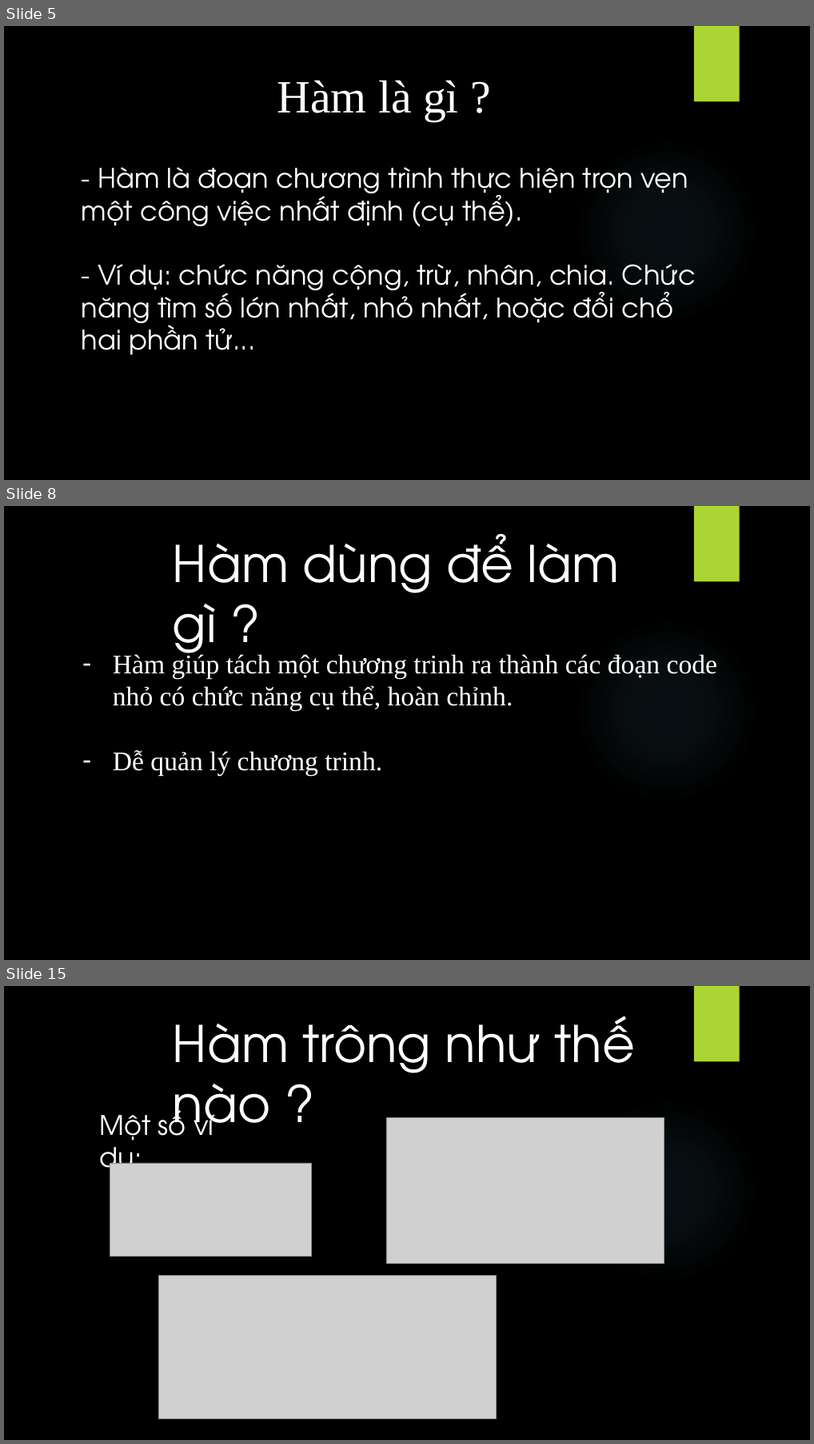
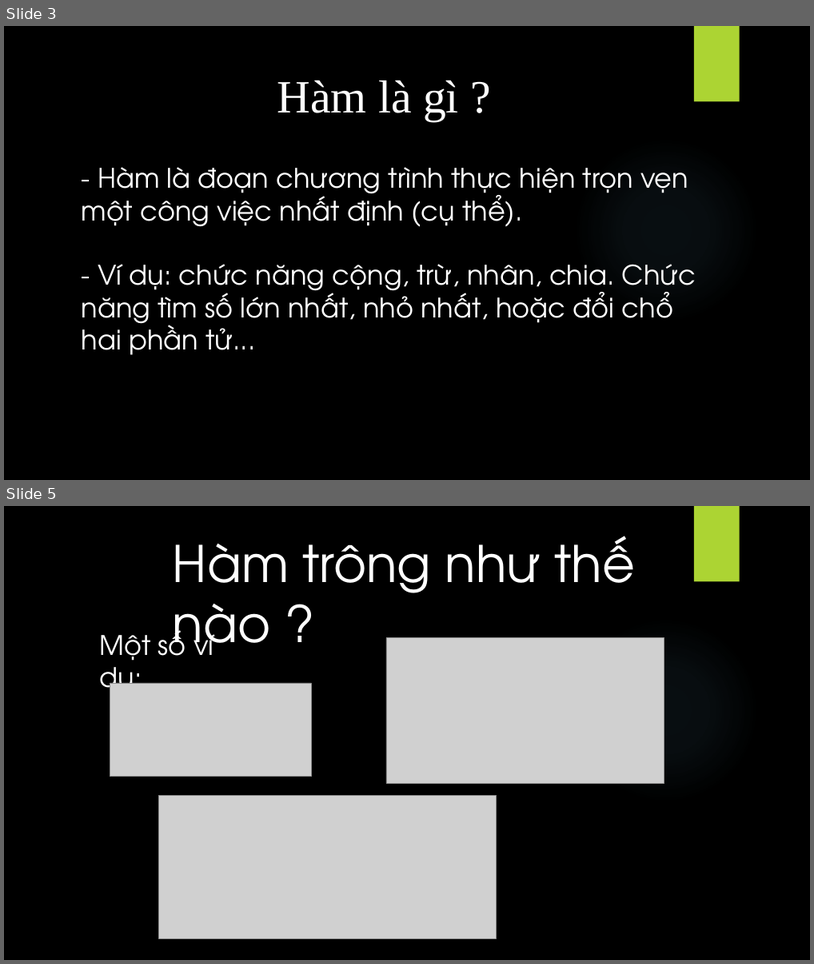
Before and after one commit to quocTuan02/demo, a slide deck: C/sile/Funstion.pptx. Shown one above the other, each under a label of ours: slides 5, 8 and 15 before the commit, slides 3 and 5 after it; the slides between them are not shown. The pictures are 814x1444 and 814x964 pixels, drawn with LibreOffice and Linux fonts; fonts in the diff are those of the drawing; grey boxes stand for pictures; background and template pictures are left out. Boxes give left, top, right and bottom in pixels: in the first picture for what was removed or moved away, otherwise in the second. Text is boxed around its words. In the diff, an @@ line names an element or a change of style, - is before the commit and + after.

```diff
--- a/C/sile/Funstion.pptx
+++ b/C/sile/Funstion.pptx
@@ slide 8 removed at <box>4,506,810,960</box>, background picture (left out); not listed: 2 template elements that a slide beside it also shows @@
@@ text removed at <box>173,534,620,665</box> @@
-Hàm dùng để làm gì ?
@@ text removed at <box>113,652,718,776</box> @@
-– Hàm giúp tách một chương trinh ra thành các đoạn code nhỏ có chức năng cụ thể, hoàn chỉnh.
-– Dễ quản lý chương trinh.
@@ what was slide 5 is now slide 3 @@
@@ what was slide 15 is now slide 5 @@
```
Also in this commit, not shown: 5 slides changed, 1 slide added, 21 other slides removed.
